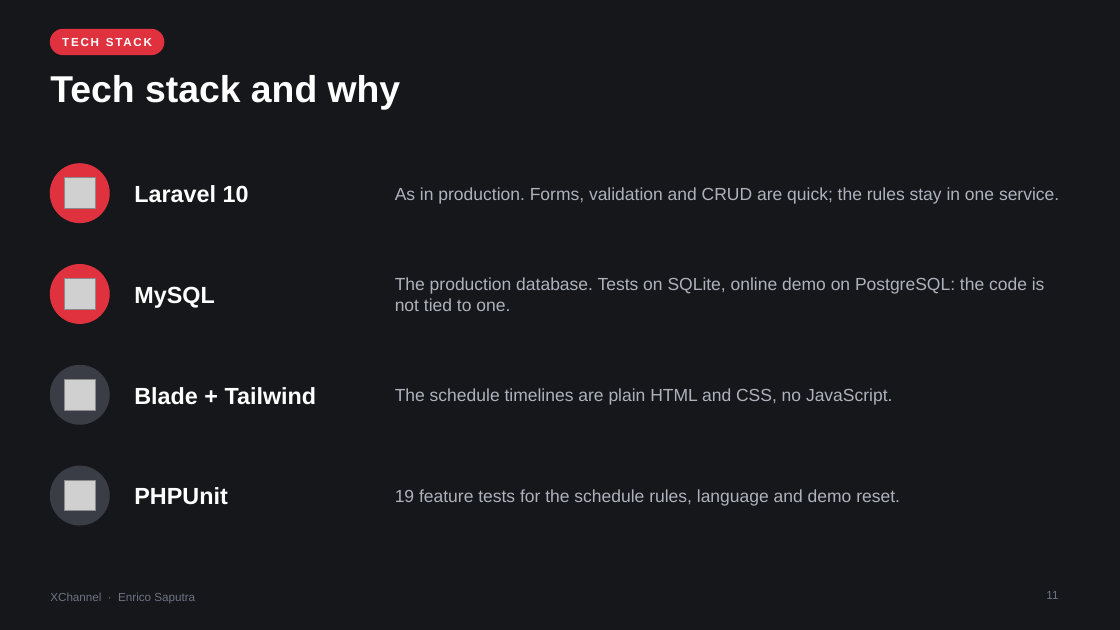
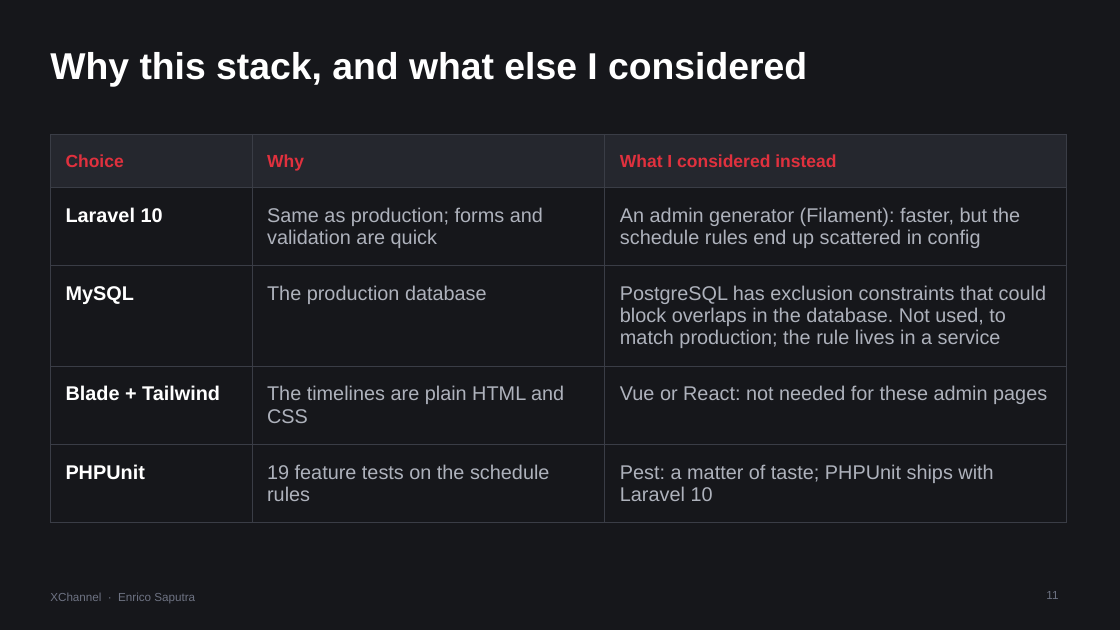
Before and after one commit to Enricosaputra/xchannel-dashboard-demo, a slide deck: slide 11 of docs/XChannel-walkthrough.pptx. Drawn at 1120x630 pixels with LibreOffice and Linux fonts; fonts in the diff are those of the drawing; grey boxes stand for pictures. Boxes give left, top, right and bottom in pixels: in the first picture for what was removed or moved away, otherwise in the second. Text is boxed around its words. In the diff, an @@ line names an element or a change of style, - is before the commit and + after.

Commit message:
Decks: tables for trade-offs, stack and open work; plainer titles

```diff
--- a/docs/XChannel-walkthrough.pptx
+++ b/docs/XChannel-walkthrough.pptx
@@ rounded rectangle removed at [50,29,164,55] @@
@@ text removed at [50,29,164,55] @@
-TECH STACK
@@ title at [50,52,807,87]: text changed @@
-Tech stack and why
+Why this stack, and what else I considered
@@ table added at [50,134,1067,505], 5 rows, 3 columns @@
+Choice | Why | What I considered instead
+Laravel 10 | Same as production; forms and validation are quick | An admin generator (Filament): faster, but the schedule rules end up scattered in config
+MySQL | The production database | PostgreSQL has exclusion constraints that could block overlaps in the database. Not used, to match production; the rule lives in a service
+Blade + Tailwind | The timelines are plain HTML and CSS | Vue or React: not needed for these admin pages
+PHPUnit | 19 feature tests on the schedule rules | Pest: a matter of taste; PHPUnit ships with Laravel 10
@@ ellipse removed at [50,164,109,223] @@
@@ picture removed at [65,178,95,208] @@
@@ text removed at [134,185,249,203] @@
-Laravel 10
@@ text removed at [395,187,1059,204] @@
-As in production. Forms, validation and CRUD are quick; the rules stay in one service.
@@ ellipse removed at [50,265,109,323] @@
@@ picture removed at [65,279,95,309] @@
@@ text removed at [134,286,214,308] @@
-MySQL
@@ text removed at [395,277,1045,311] @@
-The production database. Tests on SQLite, online demo on PostgreSQL: the code is not tied to one.
@@ ellipse removed at [50,365,109,424] @@
@@ picture removed at [65,380,95,410] @@
@@ text removed at [134,387,317,405] @@
-Blade + Tailwind
@@ text removed at [395,388,892,405] @@
-The schedule timelines are plain HTML and CSS, no JavaScript.
@@ ellipse removed at [50,466,109,525] @@
@@ picture removed at [65,481,95,511] @@
@@ text removed at [134,487,227,505] @@
-PHPUnit
@@ text removed at [395,489,900,506] @@
-19 feature tests for the schedule rules, language and demo reset.
```
Also in this commit, not shown: 12 other slides changed, 1 slide added, 1 slide removed, 7 other files.
